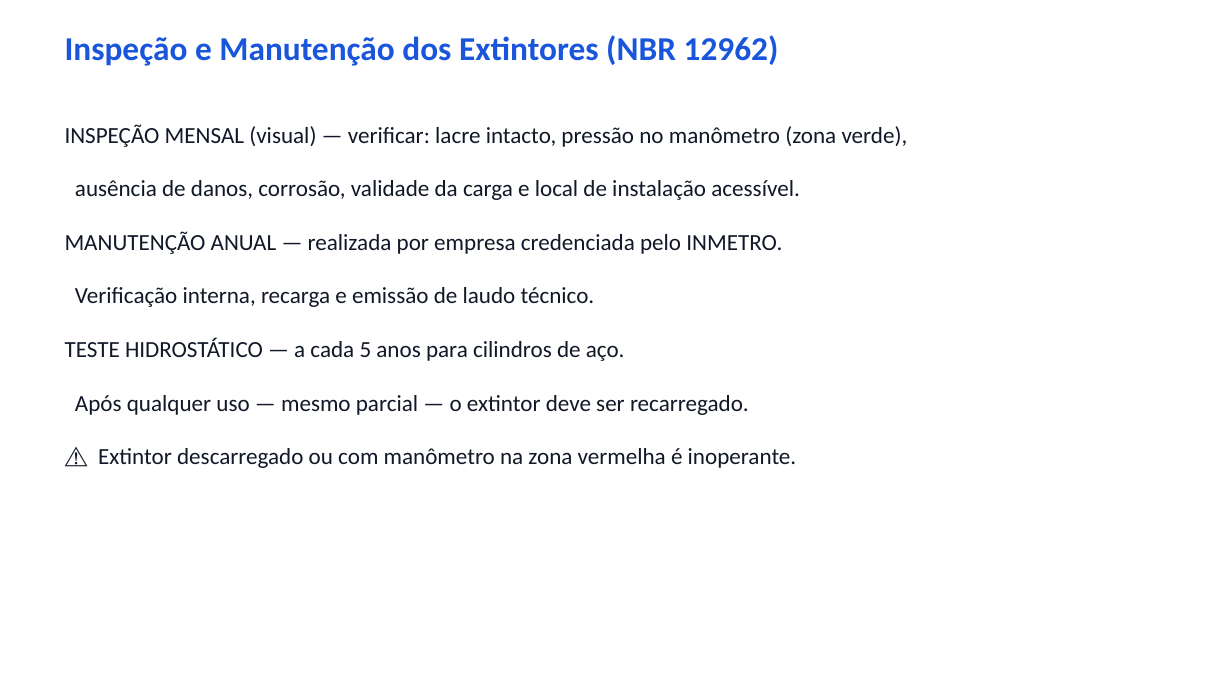
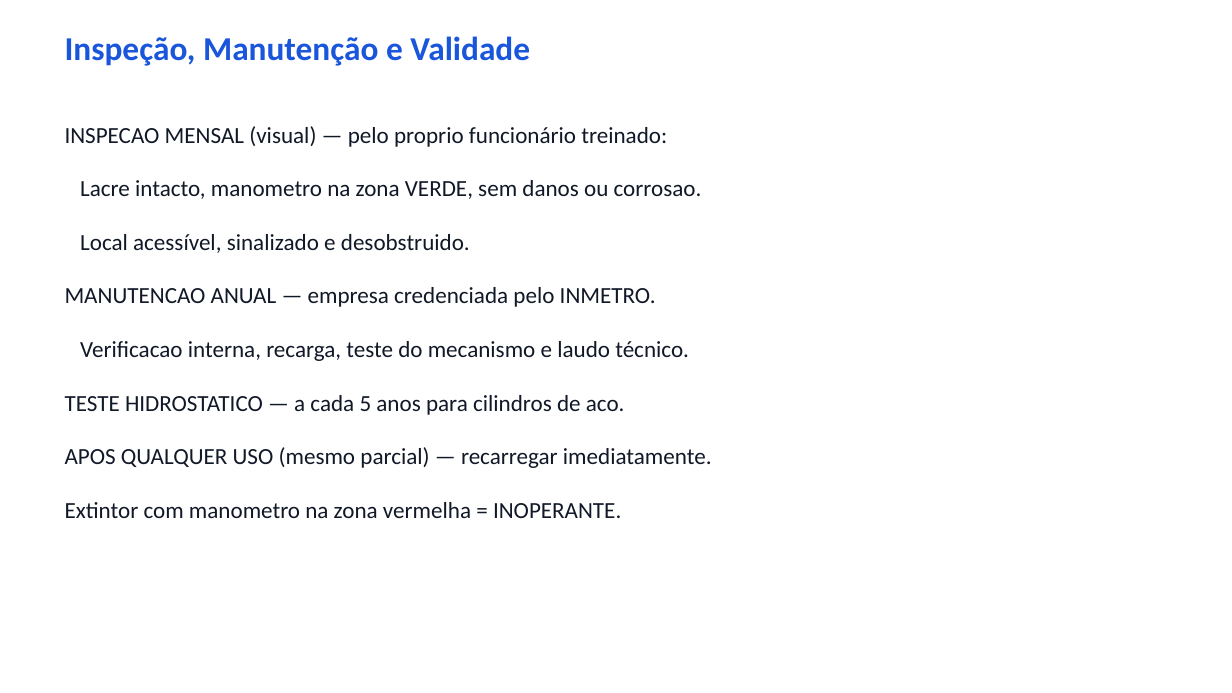
Before and after one commit to sanicolauvix/quiz-nr, a slide deck: slide 7 of 05_Extintores.pptx. Drawn at 1232x693 pixels with LibreOffice and Linux fonts; fonts in the diff are those of the drawing. Boxes give left, top, right and bottom in pixels: in the first picture for what was removed or moved away, otherwise in the second. Text is boxed around its words. In the diff, an @@ line names an element or a change of style, - is before the commit and + after.

```diff
--- a/05_Extintores.pptx
+++ b/05_Extintores.pptx
@@ text at [65, 36, 530, 66]: text changed @@
-Inspeção e Manutenção dos Extintores (NBR 12962)
+Inspeção, Manutenção e Validade
@@ text at [65, 126, 667, 147]: text changed @@
-INSPEÇÃO MENSAL (visual) — verificar: lacre intacto, pressão no manômetro (zona verde),
+INSPECAO MENSAL (visual) — pelo proprio funcionário treinado:
@@ text at [80, 180, 702, 199]: text changed @@
-ausência de danos, corrosão, validade da carga e local de instalação acessível.
+Lacre intacto, manometro na zona VERDE, sem danos ou corrosao.
@@ text at [80, 234, 470, 253]: text changed @@
-MANUTENÇÃO ANUAL — realizada por empresa credenciada pelo INMETRO.
+Local acessível, sinalizado e desobstruido.
@@ text at [65, 287, 656, 307]: text changed @@
-Verificação interna, recarga e emissão de laudo técnico.
+MANUTENCAO ANUAL — empresa credenciada pelo INMETRO.
@@ text at [80, 341, 689, 361]: text changed @@
-TESTE HIDROSTÁTICO — a cada 5 anos para cilindros de aço.
+Verificacao interna, recarga, teste do mecanismo e laudo técnico.
@@ text at [65, 395, 625, 415]: text changed @@
-Após qualquer uso — mesmo parcial — o extintor deve ser recarregado.
+TESTE HIDROSTATICO — a cada 5 anos para cilindros de aco.
@@ text at [65, 447, 712, 468]: text changed @@
-⚠️ Extintor descarregado ou com manômetro na zona vermelha é inoperante.
+APOS QUALQUER USO (mesmo parcial) — recarregar imediatamente.
@@ text added at [65, 502, 621, 518], 18 pt, text #111827 @@
+Extintor com manometro na zona vermelha = INOPERANTE.
```
Also in this commit, not shown: 9 other slides changed, 7 other files.
